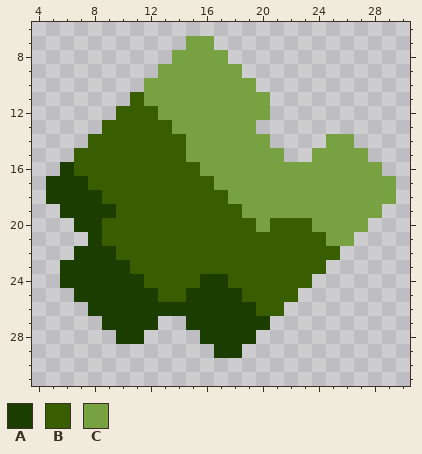
Two states of a pixel-art sprite, sprites/items/strontium.png. Above, as it was before the edit.
The file is 32x32 pixels. Shown: x 4..30, y 6..31.
Palette (. is transparent): A #1b3e00  B #395e00  C #78a142
Pixels before, first column x 5:
 7 ..........CC.............
 8 .........CCCC............
 9 ........CCCCCC...........
10 .......CCCCCCCC..........
11 ......BCCCCCCCCC.........
12 .....BBBCCCCCCCC.........
13 ....BBBBBCCCCCC..........
14 ...BBBBBBBCCCCCC....CC...
15 ..BBBBBBBBCCCCCCC..CCCC..
16 .ABBBBBBBBBCCCCCCCCCCCCC.
17 AAABBBBBBBBBCCCCCCCCCCCCC
18 AAAABBBBBBBBBCCCCCCCCCCCC
19 .AAAABBBBBBBBBCCCCCCCCCC.
20 ..AABBBBBBBBBBBCBBBCCCC..
21 ...ABBBBBBBBBBBBBBBBCC...
22 ..AAABBBBBBBBBBBBBBBB....
23 .AAAAABBBBBBBBBBBBBB.....
24 .AAAAAABBBBAABBBBBB......
25 ..AAAAAABBAAAABBBB.......
26 ...AAAAAAAAAAAABB........
27 ....AAAA..AAAAAA.........
28 .....AA....AAAA..........
29 ............AA...........
The same view after the edit:
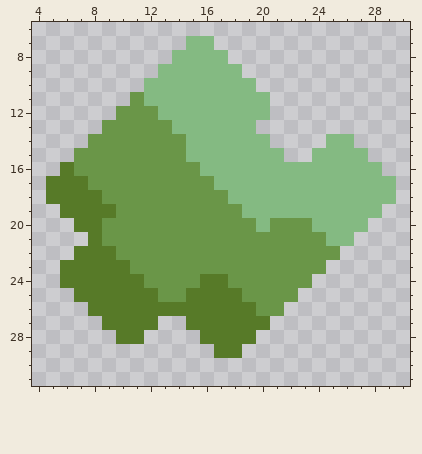
The edit:
colour A: #1b3e00 -> #577a28
colour B: #395e00 -> #6a9648
colour C: #78a142 -> #84ba82
